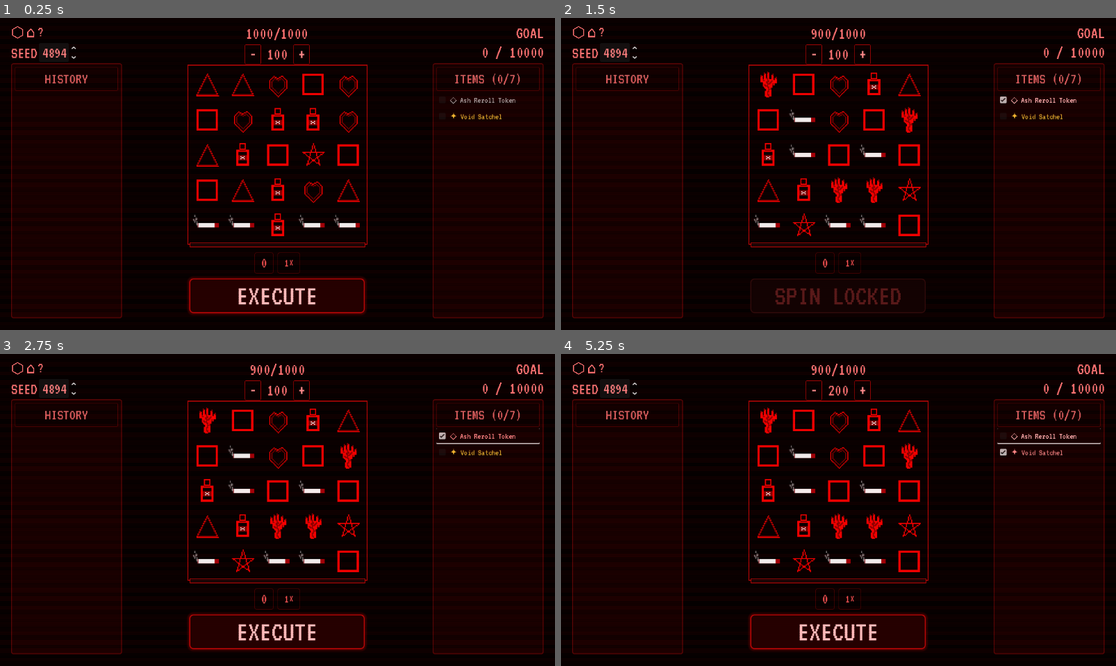
Above: before the commit, frames 1-4 (two rows, left to right).
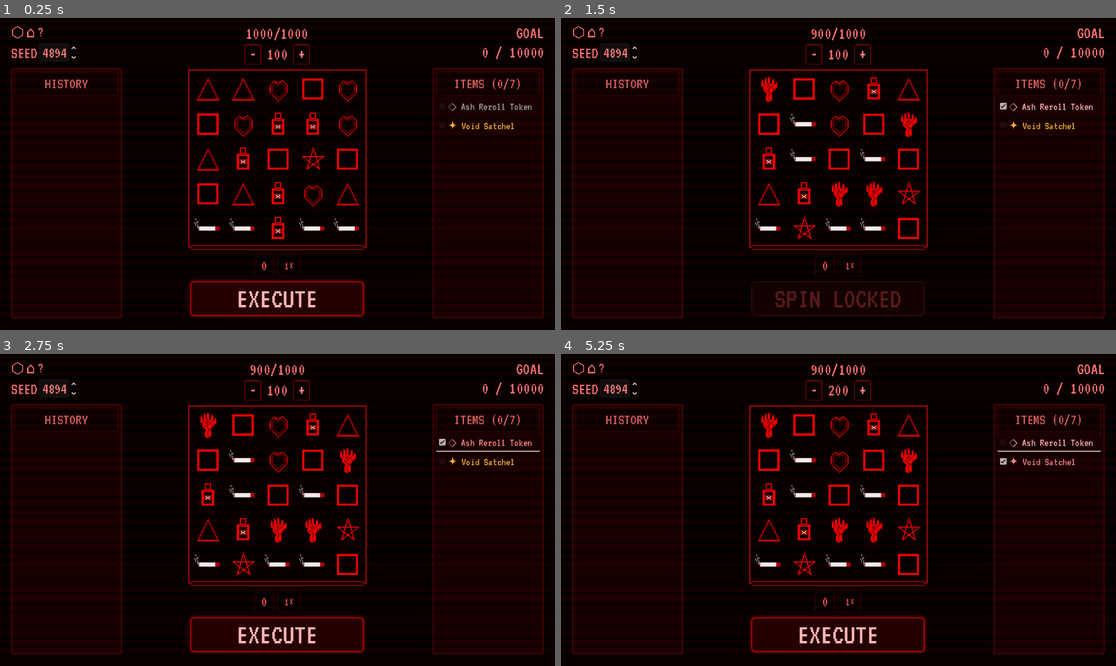
Above: after the commit, the same moments.

Repository: Wabbl0/AXEL
Game: Godot game, scene res://combat/combat_test.tscn
Same seed, same stepped clock (60 frames per second), same inputs: the game is played once before the commit and once after it. This scene is started directly instead of the project's main scene.
Inputs (mouse positions are in pixels of both pictures, inside the frame that each line leads up to):
- Up to frame 1 (0.25 s): no input
- Up to frame 2 (1.5 s): click "EXECUTE" at 0.5 s; click "◇ Ash Reroll Token" at 1.25 s
- Up to frame 3 (2.75 s): tap Enter (ui_accept) at 2, 2.27 s; move the mouse to (399, 494) at 2.02 s; hold Right (ui_right) from 2.03 s (still down); tap E at 2.1 s; click (399, 494) at 2.17 s
- Up to frame 4 (5.25 s): release Right (ui_right) at 2.75 s; click "✦ Void Satchel" at 2.75 s; click "-" at 3.5 s; click "+" at 4.25 s; tap Enter (ui_accept) at 5 s; move the mouse to (727, 525) at 5.02 s; hold Down (ui_down) from 5.03 s (still down); tap Space at 5.1 s

The runs differ from the first frame. In frame 1, 7.7% of the frame differs, in the area x 2-98%, y 14-96%; in frame 2, 7.3%; in frame 3, 8.0%; in frame 4, 8.0%.

Commit message:
Finalize combat UI alpha #1 canon layout snapshot.
Lock top HUD-safe play band placement, tighter grid-to-winnings spacing, and scaled history/items typography so this state can be restored as the first stable visual baseline.

Co-authored-by: Cursor <cursoragent@cursor.com>

Diff:
--- a/AXEL/axel_project/combat/combat_test.tscn
+++ b/AXEL/axel_project/combat/combat_test.tscn
@@ -240,7 +240,7 @@
 [node name="PlayArea" type="Control" parent="." unique_id=797875107]
 anchors_preset = 0
 anchor_left = 0.02
-anchor_top = 0.145
+anchor_top = 0.16
 anchor_right = 0.98
 anchor_bottom = 0.99
 grow_horizontal = 2
@@ -306,7 +306,7 @@
 custom_minimum_size = Vector2(260, 200)
 layout_mode = 2
 size_flags_horizontal = 3
-size_flags_vertical = 3
+size_flags_vertical = 0
 
 [node name="CombatRoot" parent="PlayArea/PlayRow/CenterColumn/GridHost" unique_id=952603979 instance=ExtResource("2_combat_root")]
 unique_name_in_owner = true
@@ -438,14 +438,14 @@
 layout_mode = 2
 tooltip_text = "Common | Each reroll adds +0.06x encounter payout scalar (cap +0.36x)"
 theme_override_colors/font_color = Color(0.65, 0.65, 0.65, 1)
-theme_override_font_sizes/font_size = 18
+theme_override_font_sizes/font_size = 22
 text = "◇ Ash Reroll Token"
 
 [node name="@CheckBox@21376" type="CheckBox" parent="PlayArea/PlayRow/ItemPickerPanel/@VBoxContainer@21369/@ScrollContainer@21373/@VBoxContainer@21374" unique_id=1065990659]
 layout_mode = 2
 tooltip_text = "Legendary | Expands loadout capacity by +2 slots (max 9). Legendary only."
 theme_override_colors/font_color = Color(0.95, 0.75, 0.2, 1)
-theme_override_font_sizes/font_size = 18
+theme_override_font_sizes/font_size = 22
 text = "✦ Void Satchel"
 
 [node name="EconomicsCenter" type="CenterContainer" parent="." unique_id=1076663173]
--- a/AXEL/axel_project/combat/scripts/combat_root.gd
+++ b/AXEL/axel_project/combat/scripts/combat_root.gd
@@ -1165,7 +1165,7 @@
 	var cell_size: float
 	if fill_panel:
 		var inner_w: float = safe_w - GRID_EDGE_MARGIN * 2.0
-		var inner_h: float = safe_h - GRID_EDGE_MARGIN
+		var inner_h: float = safe_h - GRID_EDGE_MARGIN * 2.0
 		var by_w: float = (inner_w - float(GridManager.COLS - 1) * sep_h) / float(GridManager.COLS)
 		var by_h: float = (inner_h - float(GridManager.ROWS - 1) * sep_v) / float(GridManager.ROWS)
 		cell_size = clampf(minf(by_w, by_h), CELL_SIZE_MIN, PANEL_FILL_CELL_MAX)
--- a/AXEL/axel_project/combat/scripts/combat_test.gd
+++ b/AXEL/axel_project/combat/scripts/combat_test.gd
@@ -29,9 +29,10 @@
 const LAYOUT_CORNER_Y1 := 0.135
 const LAYOUT_CENTER_HUD_Y0 := 0.03
 const LAYOUT_CENTER_HUD_Y1 := 0.14
-const LAYOUT_MAIN_Y0 := 0.145
+const LAYOUT_MAIN_Y0 := 0.16
 const LAYOUT_MAIN_END := 0.99
 const CENTER_COLUMN_SEPARATION := 10
+const GRID_HOST_MIN_HEIGHT := 200.0
 const WINNINGS_BAND_MIN_HEIGHT := 40.0
 const WINNINGS_ROW_SEPARATION := 8
 const CENTER_FOOTER_SEPARATION := 12
@@ -57,7 +58,12 @@
 const META_ICON_FONT := 31
 const SIDE_PANEL_HEADER_FONT := 32
 const SIDE_PANEL_BODY_FONT := 18
+const SIDE_PANEL_BODY_FONT_MIN := 14
+const HISTORY_BODY_FONT_SCALE := 1.5
+const ITEMS_BODY_FONT_SCALE := 1.25
 const SIDE_PANEL_HINT_FONT := 14
+const ITEM_PICKER_ROW_H_SEP := 4
+const ITEM_PICKER_CHECKBOX_ICON_MAX := 18
 const WINNINGS_READOUT_FONT := 31
 const CASCADE_MULT_READOUT_FONT := 24
 const WINNINGS_READOUT_OUTLINE := 0
@@ -68,7 +74,6 @@
 const WINNINGS_COUNTER_MAX_DURATION := 0.25
 const WINNINGS_COUNTER_MIN_STEP := 0.004
 const WINNINGS_COUNTER_MAX_STEP := 0.02
-const HISTORY_BODY_FONT := SIDE_PANEL_BODY_FONT
 const HISTORY_MINI_ICON_SIZE := 18
 const HISTORY_ROW_SEPARATION := 3
 const HISTORY_TEXT_OUTLINE := 1
@@ -361,7 +366,7 @@
 	var sep_h := float(grid_ui.get_theme_constant("h_separation"))
 	var sep_v := float(grid_ui.get_theme_constant("v_separation"))
 	var inner_w := safe_w - FALLBACK_GRID_EDGE_MARGIN * 2.0
-	var inner_h := safe_h - FALLBACK_GRID_EDGE_MARGIN
+	var inner_h := safe_h - FALLBACK_GRID_EDGE_MARGIN * 2.0
 	var by_w := (inner_w - float(FALLBACK_GRID_COLS - 1) * sep_h) / float(FALLBACK_GRID_COLS)
 	var by_h := (inner_h - float(FALLBACK_GRID_ROWS - 1) * sep_v) / float(FALLBACK_GRID_ROWS)
 	var cell_size := clampf(minf(by_w, by_h), FALLBACK_CELL_SIZE_MIN, FALLBACK_CELL_SIZE_MAX)
@@ -903,8 +908,8 @@
 	_grid_host = Control.new()
 	_grid_host.name = "GridHost"
 	_grid_host.size_flags_horizontal = Control.SIZE_EXPAND_FILL
-	_grid_host.size_flags_vertical = Control.SIZE_EXPAND_FILL
-	_grid_host.custom_minimum_size = Vector2(260, 200)
+	_grid_host.size_flags_vertical = Control.SIZE_SHRINK_BEGIN
+	_grid_host.custom_minimum_size = Vector2(260, GRID_HOST_MIN_HEIGHT)
 	_grid_host.clip_contents = true
 	_center_column.add_child(_grid_host)
 	_reassert_node_ownership(_grid_host)
@@ -1223,6 +1228,7 @@
 	for panel in [_spin_history_panel, _item_picker_panel]:
 		if panel == null:
 			continue
+		panel.add_theme_stylebox_override("panel", _side_panel_style())
 		var header := panel.get_meta("header") as Label
 		if header != null:
 			_style_side_panel_header(header)
@@ -1235,9 +1241,9 @@
 func _apply_item_picker_body_typography() -> void:
 	if _item_picker_panel == null:
 		return
+	var body_font := _resolved_items_body_font()
 	for child in _item_picker_panel.find_children("*", "CheckBox", true, false):
-		var cb := child as CheckBox
-		cb.add_theme_font_size_override("font_size", SIDE_PANEL_BODY_FONT)
+		_style_item_picker_checkbox(child as CheckBox, body_font)
 	for child in _item_picker_panel.find_children("*", "Label", true, false):
 		var label := child as Label
 		if label == _item_picker_title:
@@ -1246,6 +1252,18 @@
 			continue
 		if label.text == "No items available":
 			label.add_theme_font_size_override("font_size", SIDE_PANEL_HINT_FONT)
+
+
+func _style_item_picker_checkbox(cb: CheckBox, body_font: int = -1) -> void:
+	if cb == null:
+		return
+	if body_font < 0:
+		body_font = _resolved_items_body_font()
+	cb.add_theme_font_size_override("font_size", body_font)
+	cb.add_theme_constant_override("h_separation", ITEM_PICKER_ROW_H_SEP)
+	cb.add_theme_constant_override("icon_max_width", ITEM_PICKER_CHECKBOX_ICON_MAX)
+	cb.alignment = HORIZONTAL_ALIGNMENT_LEFT
+	cb.size_flags_horizontal = Control.SIZE_EXPAND_FILL
 
 
 func _make_side_panel_header_strip(header_text: String) -> PanelContainer:
@@ -1281,6 +1299,7 @@
 
 		var list := VBoxContainer.new()
 		list.add_theme_constant_override("separation", 4)
+		list.alignment = BoxContainer.ALIGNMENT_BEGIN
 		list.size_flags_horizontal = Control.SIZE_EXPAND_FILL
 		scroll.add_child(list)
 
@@ -1599,14 +1618,15 @@
 	var symbol_value: float = float(event.get("symbol_value", 0.0))
 	var cascade_mult: int = int(event.get("cascade_multiplier", 1))
 	var row := HBoxContainer.new()
-	row.add_theme_constant_override("separation", 4)
+	row.add_theme_constant_override("separation", HISTORY_ROW_SEPARATION)
 	row.size_flags_horizontal = Control.SIZE_EXPAND_FILL
+	var icon_size := _history_mini_icon_size()
 	var tex: Texture2D = event.get("texture") as Texture2D
 	if tex != null:
 		var icon := TextureRect.new()
 		icon.name = "HistorySymbolIcon"
 		icon.texture = tex
-		icon.custom_minimum_size = Vector2(HISTORY_MINI_ICON_SIZE, HISTORY_MINI_ICON_SIZE)
+		icon.custom_minimum_size = Vector2(icon_size, icon_size)
 		icon.expand_mode = TextureRect.EXPAND_IGNORE_SIZE
 		icon.stretch_mode = TextureRect.STRETCH_KEEP_ASPECT_CENTERED
 		icon.size_flags_vertical = Control.SIZE_SHRINK_CENTER
@@ -1623,7 +1643,7 @@
 
 
 func _apply_history_text_style(label: Label) -> void:
-	label.add_theme_font_size_override("font_size", HISTORY_BODY_FONT)
+	label.add_theme_font_size_override("font_size", _resolved_history_body_font())
 	label.add_theme_color_override("font_color", Color(0.92, 0.92, 0.92, 1.0))
 	label.add_theme_color_override("font_outline_color", Color(0.35, 0.02, 0.02, 0.85))
 	label.add_theme_constant_override("outline_size", HISTORY_TEXT_OUTLINE)
@@ -1689,23 +1709,28 @@
 	var host_w := maxf(_grid_host.size.x, _center_column.size.x)
 	if host_w < 64.0:
 		host_w = maxf(_center_column.get_combined_minimum_size().x, 260.0)
-	var host_h := maxf(_grid_host.size.y, 200.0)
+	var footer_stack_h := _get_center_column_footer_stack_height()
+	var center_col_h := maxf(_center_column.size.y, GRID_HOST_MIN_HEIGHT)
+	var max_host_h := maxf(center_col_h - footer_stack_h, GRID_HOST_MIN_HEIGHT)
 	var bottom_reserve := PREMIUM_BAR_HEIGHT + PREMIUM_BAR_LAYOUT_PAD
 	_suppress_combat_root_legacy_labels()
 	var grid_w := 0.0
 	if _can_layout_combat_grid():
-		combat.fit_to_panel(Vector2(host_w, host_h), bottom_reserve, true, true)
+		combat.fit_to_panel(Vector2(host_w, max_host_h), bottom_reserve, true, true)
 		grid_w = _safe_get_grid_ui_width()
 		_fallback_grid_width = grid_w
 		_layout_premium_bar()
+		_shrink_grid_host_to_content(host_w)
 	elif combat != null:
-		grid_w = _layout_combat_grid_fallback(host_w, host_h, bottom_reserve)
+		grid_w = _layout_combat_grid_fallback(host_w, max_host_h, bottom_reserve)
 		_fallback_grid_width = grid_w
-		_layout_premium_bar_fallback_aligned(grid_w, host_h)
+		_layout_premium_bar_fallback_aligned(grid_w, max_host_h)
+		_shrink_grid_host_to_content(host_w)
 	else:
 		grid_w = _get_center_column_interior_width(host_w)
 		_fallback_grid_width = grid_w
-		_layout_premium_bar_fallback(grid_w, host_h)
+		_layout_premium_bar_fallback(grid_w, max_host_h)
+		_shrink_grid_host_to_content(host_w)
 	_layout_execute_button_to_grid_width(grid_w)
 	if _is_editor_preview():
 		_ensure_editor_grid_shell_visible()
@@ -1788,6 +1813,110 @@
 	if _item_picker_panel != null:
 		_item_picker_panel.custom_minimum_size = Vector2(side_w, side_panel_h)
 		_item_picker_panel.size_flags_vertical = Control.SIZE_SHRINK_BEGIN
+	if _grid_host != null:
+		_grid_host.size_flags_vertical = Control.SIZE_SHRINK_BEGIN
+	_apply_side_panel_typography()
+	_refresh_history_row_typography()
+
+
+func _get_center_column_footer_stack_height() -> float:
+	var stack_h := 0.0
+	if _bottom_window_margin != null:
+		stack_h += maxf(_bottom_window_margin.custom_minimum_size.y, BOTTOM_WINDOW_MARGIN)
+	if _center_footer != null:
+		stack_h += _center_footer.get_combined_minimum_size().y
+	if _winnings_center != null:
+		stack_h += maxf(_winnings_center.custom_minimum_size.y, WINNINGS_BAND_MIN_HEIGHT)
+	stack_h += float(CENTER_COLUMN_SEPARATION) * 2.0
+	return stack_h
+
+
+func _shrink_grid_host_to_content(host_w: float) -> void:
+	if _grid_host == null:
+		return
+	var used_h := GRID_HOST_MIN_HEIGHT
+	if combat != null:
+		var grid_ui := combat.get_node_or_null("GridUI") as Control
+		if grid_ui != null:
+			var grid_bottom := combat.position.y + grid_ui.position.y + grid_ui.size.y
+			used_h = grid_bottom + PREMIUM_BAR_HEIGHT + PREMIUM_BAR_LAYOUT_PAD
+	_grid_host.custom_minimum_size = Vector2(host_w, maxf(used_h, GRID_HOST_MIN_HEIGHT))
+	_grid_host.size_flags_vertical = Control.SIZE_SHRINK_BEGIN
+
+
+func _side_panel_inner_width(panel: PanelContainer) -> float:
+	if panel == null:
+		return 200.0
+	var panel_w := panel.size.x
+	if panel_w < 32.0:
+		panel_w = panel.custom_minimum_size.x
+	var style := panel.get_theme_stylebox("panel") as StyleBox
+	if style != null:
+		panel_w -= style.get_content_margin(Side.SIDE_LEFT) + style.get_content_margin(Side.SIDE_RIGHT)
+	return maxf(panel_w - 6.0, 64.0)
+
+
+func _fit_body_font_size(sample_text: String, target_scale: float, max_width: float, font: Font) -> int:
+	var max_size := maxi(int(round(float(SIDE_PANEL_BODY_FONT) * target_scale)), SIDE_PANEL_BODY_FONT)
+	if font == null or max_width <= 0.0:
+		return max_size
+	for font_size in range(max_size, SIDE_PANEL_BODY_FONT_MIN - 1, -1):
+		var text_size := font.get_string_size(sample_text, HORIZONTAL_ALIGNMENT_LEFT, -1, font_size)
+		if text_size.x <= max_width:
+			return font_size
+	return SIDE_PANEL_BODY_FONT_MIN
+
+
+func _resolved_history_body_font() -> int:
+	var inner_w := _side_panel_inner_width(_spin_history_panel)
+	var max_font := int(round(float(SIDE_PANEL_BODY_FONT) * HISTORY_BODY_FONT_SCALE))
+	var icon_w := float(_history_mini_icon_size_for_font(max_font))
+	var font := get_theme_font("font", "Label")
+	return _fit_body_font_size(
+		"100 x 0.5 x 9",
+		HISTORY_BODY_FONT_SCALE,
+		inner_w - icon_w - float(HISTORY_ROW_SEPARATION),
+		font,
+	)
+
+
+func _resolved_items_body_font() -> int:
+	var inner_w := _side_panel_inner_width(_item_picker_panel)
+	var font := get_theme_font("font", "CheckBox")
+	if font == null:
+		font = get_theme_font("font", "Label")
+	return _fit_body_font_size(
+		"◈ Void Satchel",
+		ITEMS_BODY_FONT_SCALE,
+		inner_w - float(ITEM_PICKER_CHECKBOX_ICON_MAX + ITEM_PICKER_ROW_H_SEP),
+		font,
+	)
+
+
+func _history_mini_icon_size_for_font(body_font: int) -> int:
+	return maxi(
+		int(round(float(HISTORY_MINI_ICON_SIZE) * float(body_font) / float(SIDE_PANEL_BODY_FONT))),
+		HISTORY_MINI_ICON_SIZE,
+	)
+
+
+func _history_mini_icon_size() -> int:
+	return _history_mini_icon_size_for_font(_resolved_history_body_font())
+
+
+func _refresh_history_row_typography() -> void:
+	if _history_spin_list == null:
+		return
+	var body_font := _resolved_history_body_font()
+	var icon_size := _history_mini_icon_size_for_font(body_font)
+	for row in _history_spin_list.get_children():
+		if not row is HBoxContainer:
+			continue
+		for child in row.get_children():
+			if child is TextureRect:
+				(child as TextureRect).custom_minimum_size = Vector2(icon_size, icon_size)
+			elif child is Label:
+				_apply_history_text_style(child as Label)
 
 func _apply_economics_typography() -> void:
 	var bankroll_font := BANKROLL_READOUT_FONT
@@ -1941,7 +2070,7 @@
 		var rarity_idx: int = clampi(int(item.get("rarity")), 0, RARITY_GLYPHS.size() - 1)
 		cb.text = "%s %s" % [RARITY_GLYPHS[rarity_idx], item.display_name]
 		cb.tooltip_text = "%s | %s" % [RARITY_NAMES[rarity_idx], item.description]
-		cb.add_theme_font_size_override("font_size", SIDE_PANEL_BODY_FONT)
+		_style_item_picker_checkbox(cb)
 		cb.add_theme_color_override("font_color", RARITY_COLORS.get(rarity_idx, Color.WHITE))
 		cb.toggled.connect(_on_item_checkbox_toggled.bind(item, cb))
 		items_vbox.add_child(cb)
Not shown, changed: AXEL/axel_project/plans/core/AI_CHANGELOG.md
